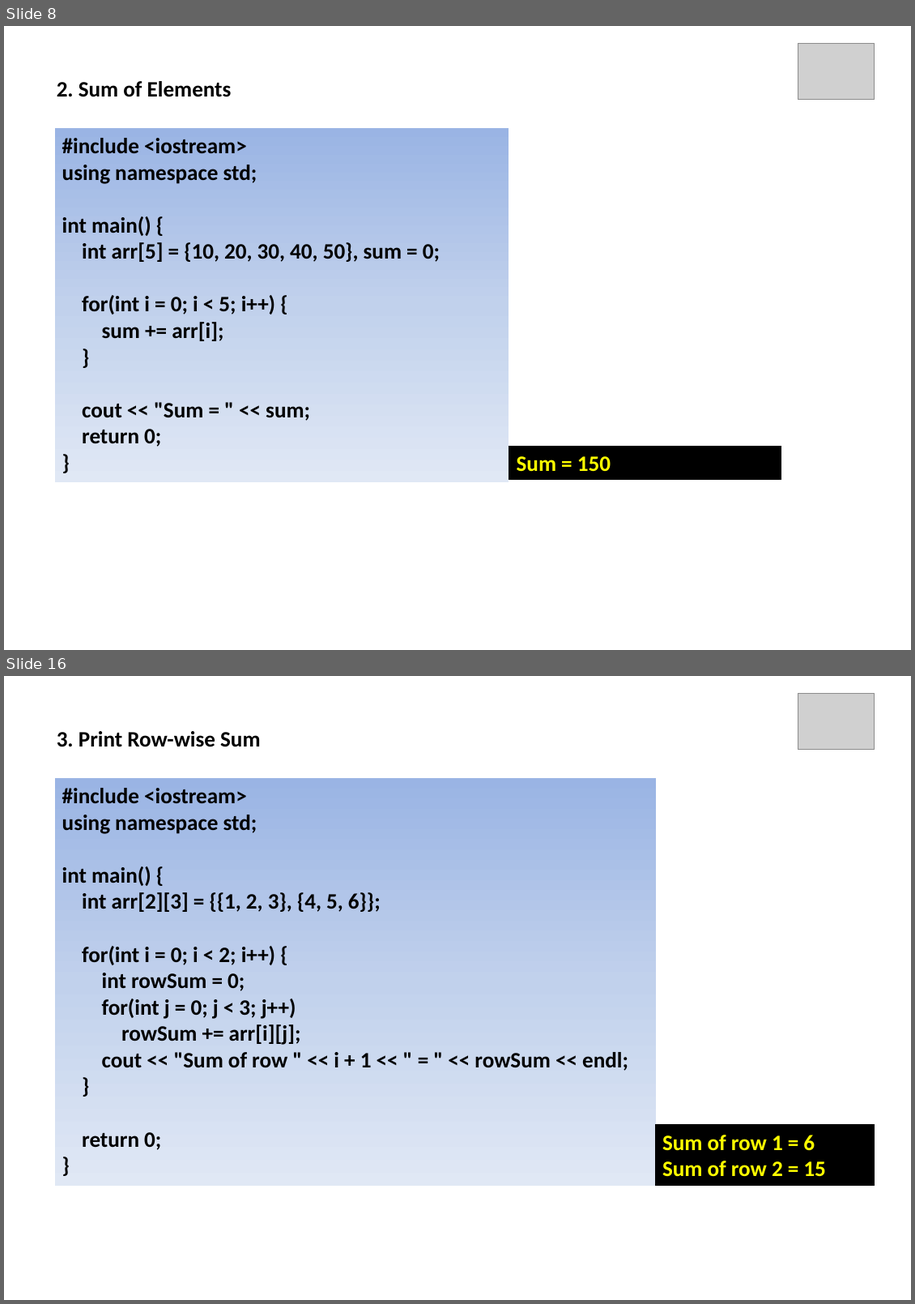
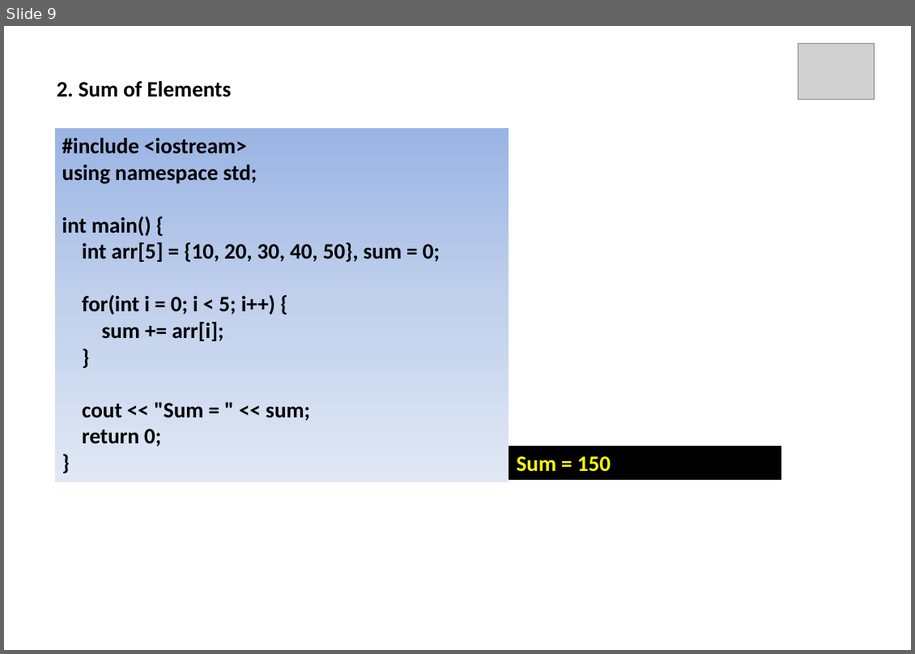
Before and after one commit to ParthasarathiSwain/C-plus-plus-Tutorial, a slide deck: Day 13/Array C++.pptx. Shown one above the other, each under a label of ours: slides 8 and 16 before the commit, slide 9 after it; the slides between them are not shown. The pictures are 915x1304 and 915x654 pixels, drawn with LibreOffice and Linux fonts; fonts in the diff are those of the drawing; grey boxes stand for pictures. Boxes give left, top, right and bottom in pixels: in the first picture for what was removed or moved away, otherwise in the second. Text is boxed around its words. In the diff, an @@ line names an element or a change of style, - is before the commit and + after.

```diff
--- a/Day 13/Array C++.pptx
+++ b/Day 13/Array C++.pptx
@@ slide 16 removed at [4, 676, 911, 1300], background #FFFFFF @@
@@ picture removed at [798, 693, 875, 751] @@
@@ text removed at [57, 731, 260, 747] @@
-3. Print Row-wise Sum
@@ rectangle removed at [55, 778, 656, 1185] @@
-#include <iostream>
-using namespace std;
-int main() {
-int arr[2][3] = {{1, 2, 3}, {4, 5, 6}};
-for(int i = 0; i < 2; i++) {
-int rowSum = 0;
-for(int j = 0; j < 3; j++)
-rowSum += arr[i][j];
-cout << "Sum of row " << i + 1 << " = " << rowSum << endl;
-}
-return 0;
-}
@@ rectangle removed at [655, 1125, 875, 1185] @@
-Sum of row 1 = 6
-Sum of row 2 = 15
@@ what was slide 8 is now slide 9 @@
```
Also in this commit, not shown: 1 slide added, 9 other slides removed, 12 other files.
